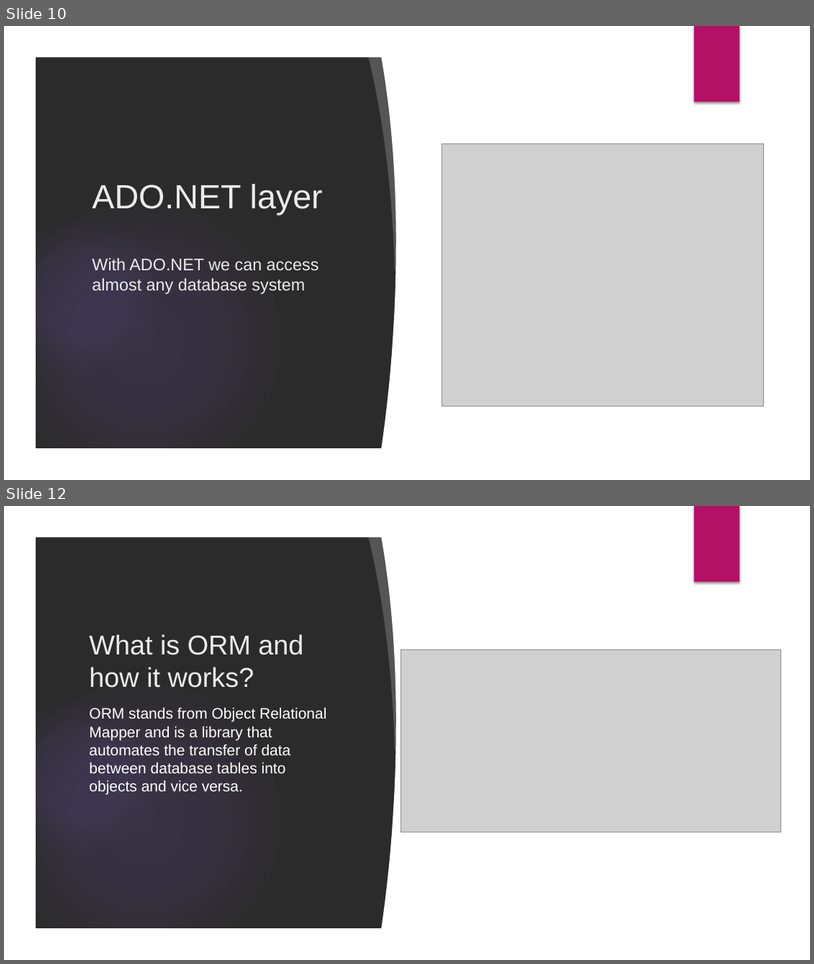
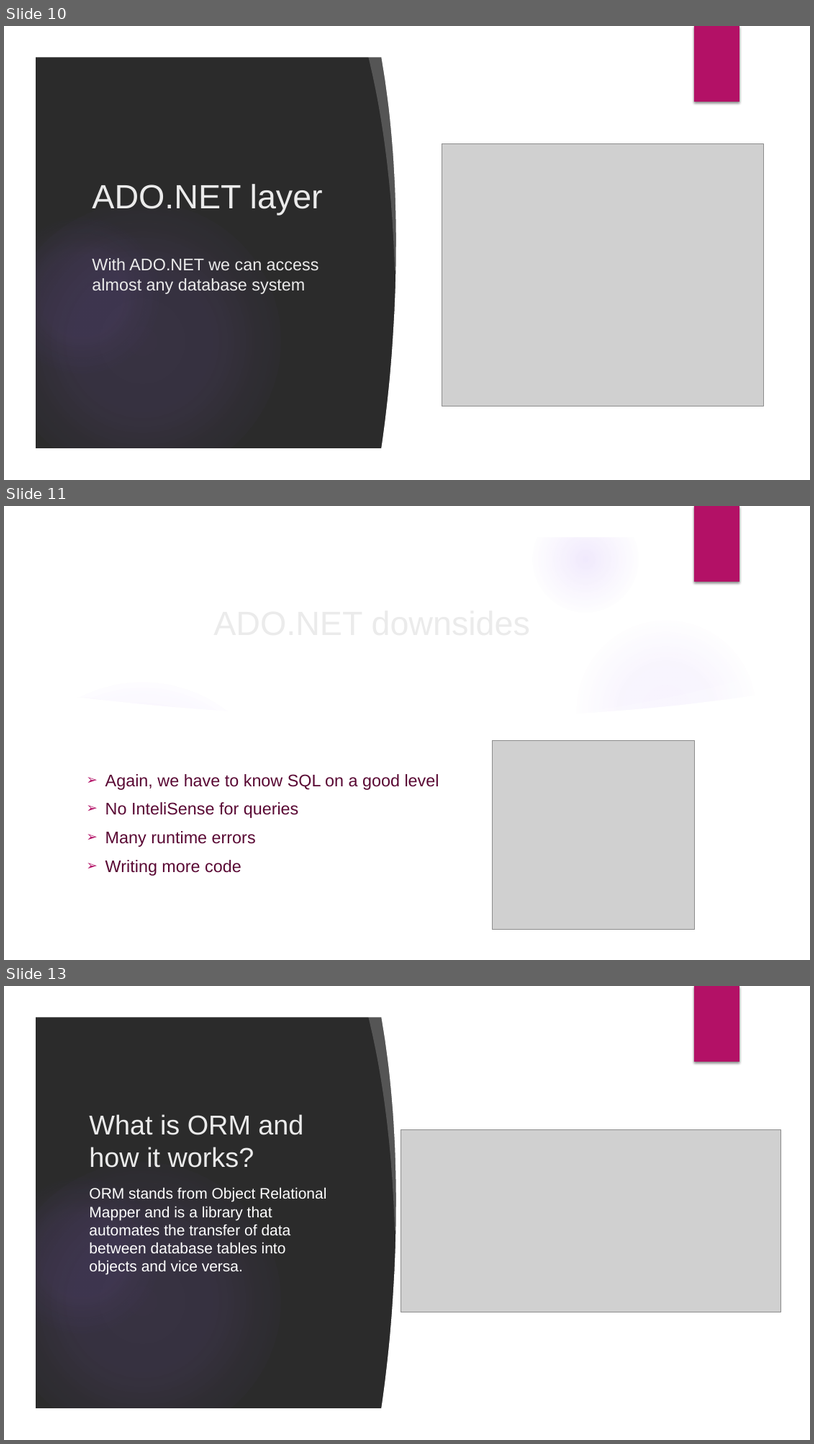
Before and after one commit to velizar92/TSK_Presentations, a slide deck: Databases_and_EntityFrameworkCore.pptx. Shown one above the other, each under a label of ours: slides 10 and 12 before the commit, slides 10, 11 and 13 after it; the slides between them are not shown. The pictures are 814x964 and 814x1444 pixels, drawn with LibreOffice and Linux fonts; fonts in the diff are those of the drawing; grey boxes stand for pictures; background and template pictures are left out; a plain dark background stands for a picture behind light text. Boxes give left, top, right and bottom in pixels: in the first picture for what was removed or moved away, otherwise in the second. Text is boxed around its words. In the diff, an @@ line names an element or a change of style, - is before the commit and + after.

```diff
--- a/Databases_and_EntityFrameworkCore.pptx
+++ b/Databases_and_EntityFrameworkCore.pptx
@@ slide 11 added at bbox=[4, 506, 810, 960], background picture (left out); not listed: 6 template elements that a slide beside it also shows @@
@@ title added at bbox=[80, 576, 665, 667], 40 pt, text #EBEBEB @@
+ADO.NET downsides
@@ ellipse added at bbox=[574, 617, 759, 803], fill gradient #9B6BF2 @@
@@ freeform shape added at bbox=[565, 667, 785, 733], fill #FFFFFF at 20% opacity @@
@@ freeform shape added at bbox=[34, 691, 780, 929], fill #FFFFFF @@
@@ picture added at bbox=[493, 741, 695, 929] @@
@@ text added at bbox=[106, 774, 440, 875], 20 pt, text #5A0833 @@
+➢ Again, we have to know SQL on a good level
+➢ No InteliSense for queries
+➢ Many runtime errors
+➢ Writing more code
@@ what was slide 12 is now slide 13 @@
```
Also in this commit, not shown: 6 slides changed, 2 other slides added, 1 slide removed.
